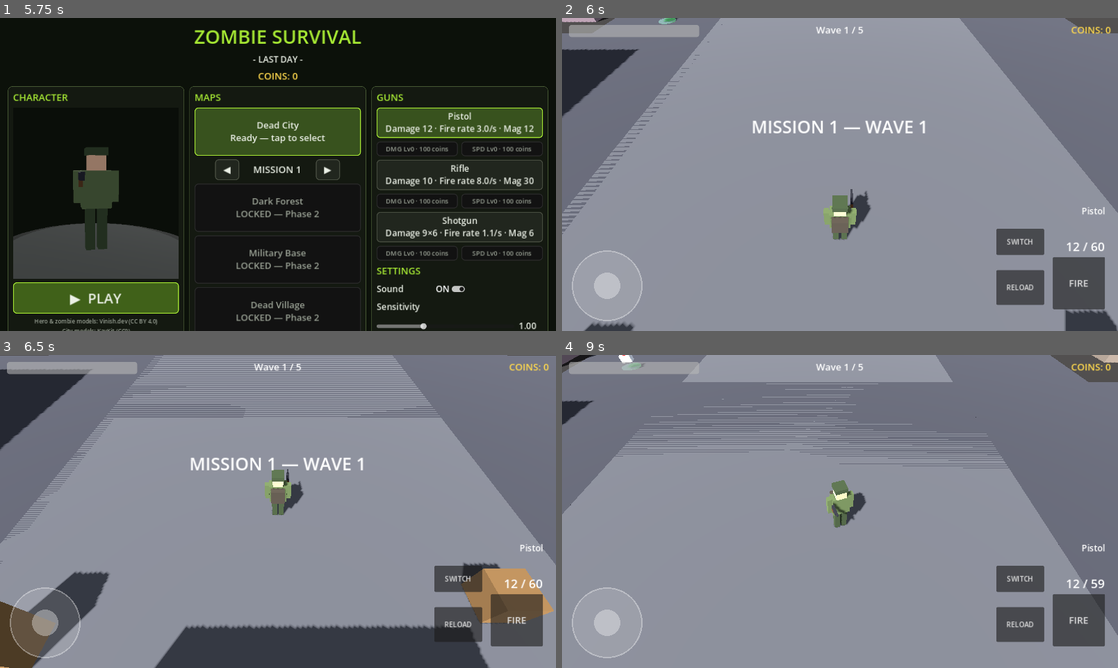
Above: before the commit, frames 1-4 (two rows, left to right).
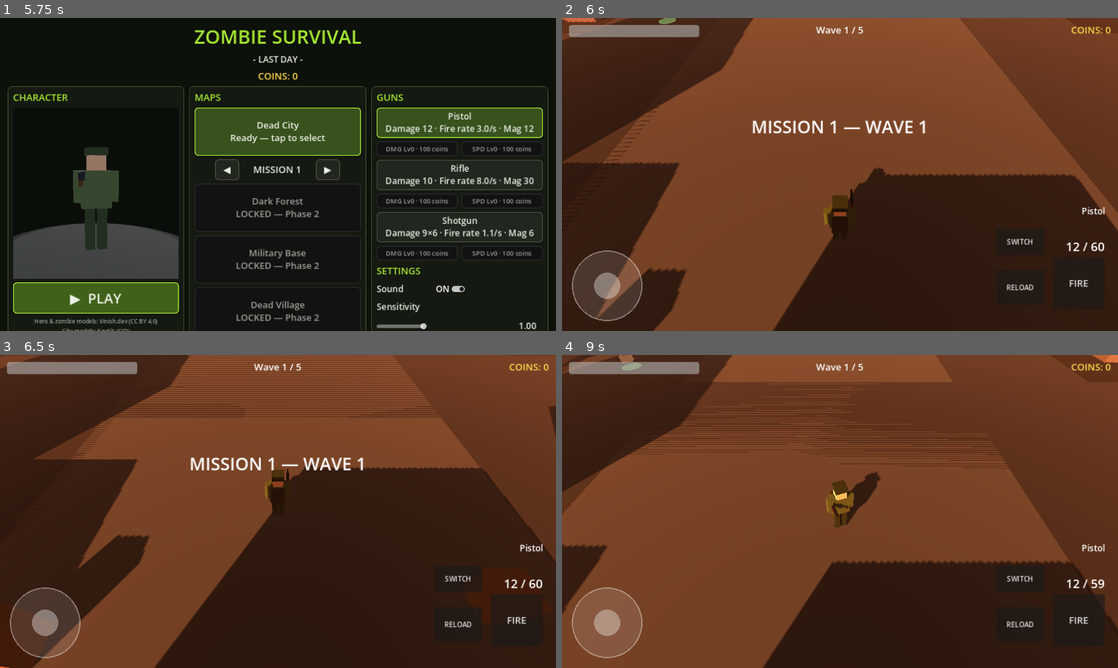
Above: after the commit, the same moments.

Repository: yousafj-dev/zombie-survival-game
Game: Godot game, scene res://scenes/title_screen.tscn
The game is run twice, just before and just after one commit, with the same random seed, the same clock (stepped at 60 frames per second) and the same inputs.
Inputs (mouse positions are in pixels of both pictures, inside the frame that each line leads up to):
- Up to frame 1 (5.75 s): move the mouse to (400, 158) at 0.52 s; hold D 0.53-1.25 s; hold R 0.53-1.25 s; click (400, 158) at 0.67 s; tap Space at 0.77, 2.75, 3.77, 4.25 s; drag from (166, 190) to (250, 237) at 1.27 s; tap Enter at 2, 3.5, 5 s; move the mouse to (333, 105) at 2.02 s; hold D 2.03-2.75 s; hold R 2.03-2.75 s; drag from (250, 237) to (111, 127) at 2.77 s; move the mouse to (444, 221) at 3.52 s; hold A 3.53-4.25 s; hold R 3.53-4.25 s; drag from (111, 127) to (194, 96) at 4.27 s; move the mouse to (305, 174) at 5.02 s; hold S from 5.03 s (still down); hold R from 5.03 s (still down); click (305, 174) at 5.17 s
- Up to frame 2 (6 s): release S at 5.75 s; release R at 5.75 s; click "▶ PLAY" at 5.75 s
- Up to frame 3 (6.5 s): no input
- Up to frame 4 (9 s): drag from (606, 624) to (728, 527) at 6.52 s; move the mouse to (962, 495) at 7.27 s; hold W 7.28-8 s; hold R 7.28-8 s; tap Space at 7.52 s; drag from (728, 527) to (812, 574) at 8.02 s; move the mouse to (895, 442) at 8.77 s; hold S from 8.78 s (still down); hold R from 8.78 s (still down)

Frame 1 is identical in both runs. In frame 2, 99% of the frame differs, in the area x 0-100%, y 0-100%; in frame 3, 99%; in frame 4, 100%.

Commit message:
Look fix: dusk environment (warm sky, ACES, fog), low warm sun, brighter lamp emission

Diff:
--- a/scenes/game.tscn
+++ b/scenes/game.tscn
@@ -47,7 +47,7 @@
 albedo_color = Color(0.95, 0.85, 0.55, 1)
 emission_enabled = true
 emission = Color(1, 0.88, 0.55, 1)
-emission_energy_multiplier = 2
+emission_energy_multiplier = 3
 
 [sub_resource type="StandardMaterial3D" id="m_win_lit"]
 albedo_color = Color(0.92, 0.76, 0.42, 1)
@@ -75,11 +75,16 @@
 
 [sub_resource type="Environment" id="env"]
 background_mode = 1
-background_color = Color(0.32, 0.38, 0.48, 1)
+background_color = Color(0.42, 0.27, 0.19, 1)
 ambient_light_source = 2
-ambient_light_color = Color(0.72, 0.76, 0.85, 1)
-ambient_light_energy = 0.85
-tonemap_mode = 0
+ambient_light_color = Color(0.62, 0.45, 0.34, 1)
+ambient_light_energy = 0.72
+tonemap_mode = 3
+fog_enabled = true
+fog_light_color = Color(0.45, 0.3, 0.22, 1)
+fog_light_energy = 1.0
+fog_sun_scatter = 0.3
+fog_density = 0.018
 
 [sub_resource type="NavigationMesh" id="navmesh"]
 vertices = PackedVector3Array(-38, 0.1, -38, -38, 0.1, 38, 38, 0.1, 38, 38, 0.1, -38)
@@ -401,8 +406,9 @@
 environment = SubResource("env")
 
 [node name="Sun" type="DirectionalLight3D" parent="."]
-transform = Transform3D(0.866025, 0.383022, -0.321394, 0, 0.642788, 0.766044, 0.5, -0.663414, 0.55667, 0, 12, 0)
-light_energy = 1.25
+transform = Transform3D(0.866025, 0.26496, -0.424024, 0, 0.848048, 0.529919, 0.5, -0.458906, 0.734403, 0, 12, 0)
+light_color = Color(1, 0.72, 0.5, 1)
+light_energy = 1.3
 shadow_enabled = true
 
 [node name="NavigationRegion3D" type="NavigationRegion3D" parent="."]
